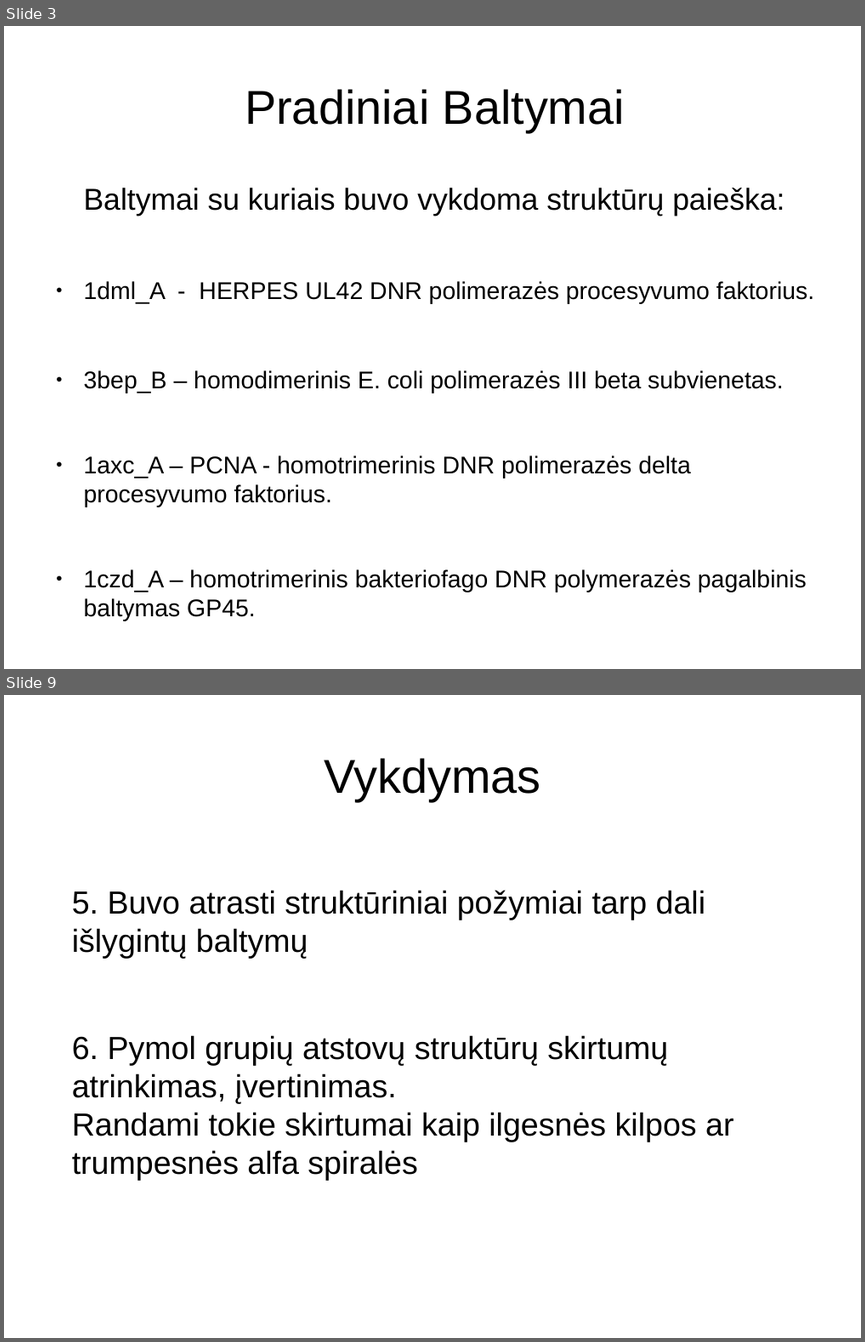
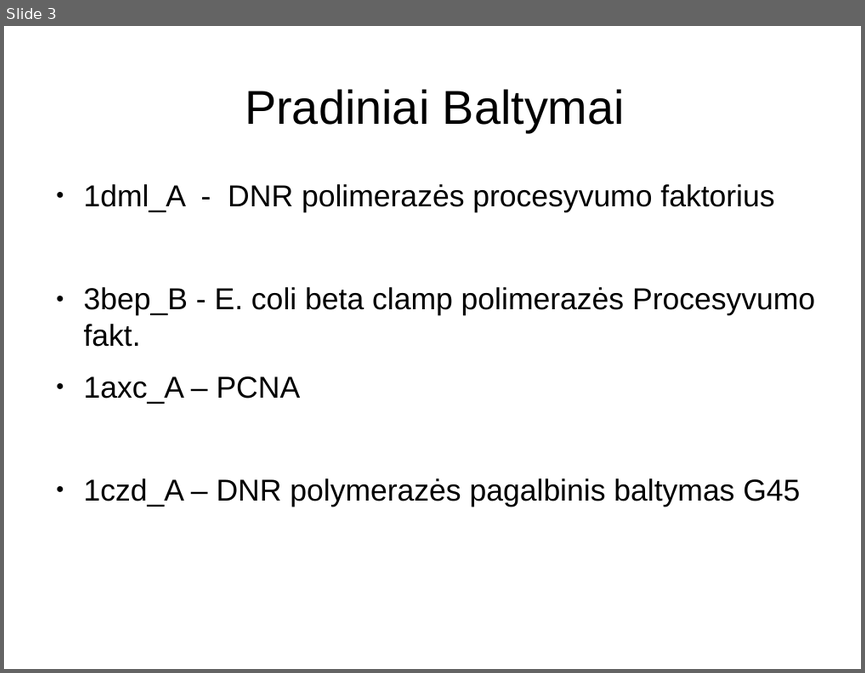
Before and after one commit to Luksys5/LT_programos, a slide deck: Kursinis.odp. Shown one above the other, each under a label of ours: slides 3 and 9 before the commit, slide 3 after it; the slides between them are not shown. The pictures are 865x1342 and 865x673 pixels, drawn with LibreOffice and Linux fonts; fonts in the diff are those of the drawing. Boxes give left, top, right and bottom in pixels: in the first picture for what was removed or moved away, otherwise in the second. Text is boxed around its words. In the diff, an @@ line names an element or a change of style, - is before the commit and + after.

```diff
--- a/Kursinis.odp
+++ b/Kursinis.odp
@@ slide 9 removed at box(4, 695, 861, 1338), background #FFFFFF @@
@@ title removed at box(324, 758, 541, 801) @@
-Vykdymas
@@ text removed at box(72, 890, 733, 1180) @@
-5. Buvo atrasti struktūriniai požymiai tarp dali išlygintų baltymų
-6. Pymol grupių atstovų struktūrų skirtumų atrinkimas, įvertinimas.
-Randami tokie skirtumai kaip ilgesnės kilpos ar trumpesnės alfa spiralės
@@ slide 3 changed as well @@
@@ text at box(84, 184, 815, 506): text changed; size 22.4 to 28 pt @@
-Baltymai su kuriais buvo vykdoma struktūrų paieška:
-● 1dml_A - HERPES UL42 DNR polimerazės procesyvumo faktorius.
-● 3bep_B – homodimerinis E. coli polimerazės III beta subvienetas.
-● 1axc_A – PCNA - homotrimerinis DNR polimerazės delta procesyvumo faktorius.
-● 1czd_A – homotrimerinis bakteriofago DNR polymerazės pagalbinis baltymas GP45.
+● 1dml_A - DNR polimerazės procesyvumo faktorius
+● 3bep_B - E. coli beta clamp polimerazės Procesyvumo fakt.
+● 1axc_A – PCNA
+● 1czd_A – DNR polymerazės pagalbinis baltymas G45
```
Also in this commit, not shown: 1 other slide changed, 8 slides added, 11 other slides removed, 1 other file.
